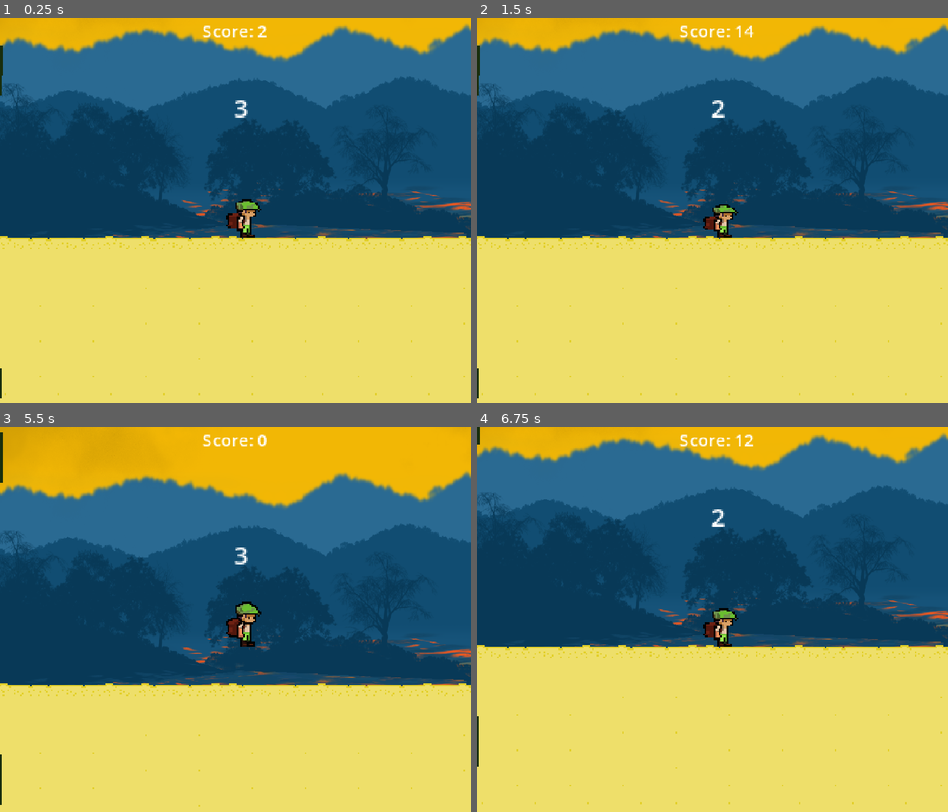
Above: before the commit, frames 1-4 (two rows, left to right).
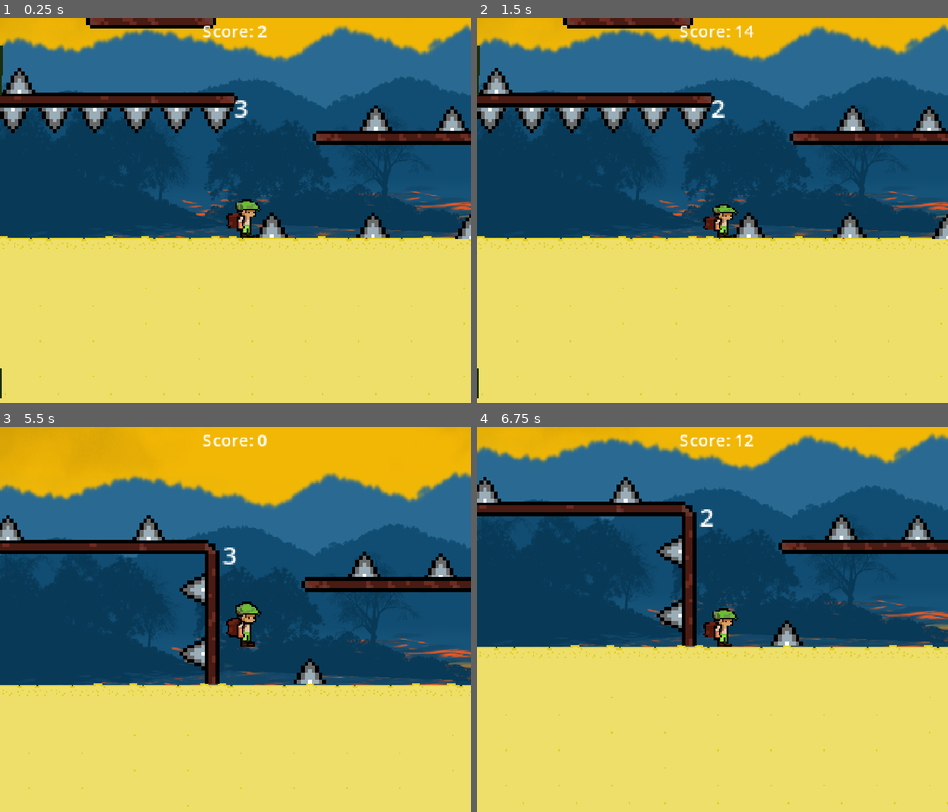
Above: after the commit, the same moments.

Repository: Overlord1304/Stormlock-Escape
Game: Godot game, scene res://scenes/main.tscn
Same seed, same stepped clock (60 frames per second), same inputs: the game is played once before the commit and once after it.
Inputs:
- Up to frame 1 (0.25 s): no input
- Up to frame 2 (1.5 s): tap Enter at 0.5 s; hold Right (ui_right) from 0.53 s (still down); tap Alt at 0.6 s; tap Up (ui_up) at 0.77 s; tap Shift at 1.35 s
- Up to frame 3 (5.5 s): tap Up (ui_up) at 1.52, 3.02, 3.77, 4.52 s; release Right (ui_right) at 2.03 s; hold Left (ui_left) 2.03-2.78 s; tap Alt at 2.1, 3.6, 5.1 s; hold Right (ui_right) 2.78-4.28 s; tap Shift at 2.85, 4.35 s; hold Left (ui_left) 4.28-5.03 s; hold Right (ui_right) from 5.03 s (still down)
- Up to frame 4 (6.75 s): release Right (ui_right) at 5.78 s; hold Left (ui_left) from 5.78 s (still down); tap Shift at 5.85 s; tap Up (ui_up) at 6.02 s; tap Alt at 6.6 s

The runs differ from the first frame. In frame 1, 6.9% of the frame differs, in the area x 0-100%, y 0-58%; in frame 2, 6.9%; in frame 3, 11%; in frame 4, 11%, in the area x 0-100%, y 0-99%.

Commit message:
improved segment generation once more to fix MASSIVE amounts of lag

Diff:
--- a/scripts/player.gd
+++ b/scripts/player.gd
@@ -19,9 +19,9 @@
 	if not is_on_floor():
 		velocity.y += gravity * delta
 
-	# Stop player control during countdown
+
 	if not can_move:
-		# Still apply gravity and keep idle animation
+
 		move_and_slide()
 		return
 
--- a/scripts/segadder.gd
+++ b/scripts/segadder.gd
@@ -4,54 +4,81 @@
 @onready var segment2 = preload("res://scenes/segments/segment_2.tscn")
 @onready var segment3 = preload("res://scenes/segments/segment_3.tscn")
 @onready var segment4 = preload("res://scenes/segments/segment_4.tscn")
-var cooldown := 2
-var timer := 0.0
+
 var next_x := 0.0
-var SEGMENT_WIDTH := 0.0
+var SEGMENT_WIDTH := 700.0
+var segments := []
+var camera : Camera2D
+var zone_of_doom := 1000.0
+var MAX_SEGMENTS := 8 # actiev segs
+
 func _ready() -> void:
 	randomize()
-var scene: PackedScene
+	camera = get_viewport().get_camera_2d()
+	if camera == null:
+		camera = get_tree().current_scene.get_node_or_null("Camera2D")
 
-func _process(delta: float) -> void:
-	timer += delta
-	if timer >= cooldown:
-		timer = 0
+
+	for i in range(MAX_SEGMENTS):
 		spawn_segment()
+
+func _process(_delta: float) -> void:
+	cleanup_segments()
+	check_and_spawn()
 
 func spawn_segment() -> void:
 	var rand = randi() % 4
-	var new_segment = null
-	if rand == 0:
-		scene = segment1
-		new_segment = scene.instantiate()
-		SEGMENT_WIDTH = 753
-		new_segment.position = Vector2(next_x,95)
-	elif rand == 1:
-		scene = segment2
-		new_segment = scene.instantiate()
-		SEGMENT_WIDTH = 670
-		new_segment.position = Vector2(next_x,69)
-	elif rand == 2:
-		scene = segment3
-		new_segment = scene.instantiate()
-		SEGMENT_WIDTH = 577
-		new_segment.position = Vector2(next_x,69)
-	else:
-		scene = segment4
-		new_segment = scene.instantiate()
-		SEGMENT_WIDTH = 690
-		new_segment.position = Vector2(next_x,69)
+	var scene : PackedScene
+	var y_pos := 69.0
 
+	match rand:
+		0:
+			scene = segment1
+			SEGMENT_WIDTH = 753.0
+			y_pos = 95.0
+		1:
+			scene = segment2
+			SEGMENT_WIDTH = 670.0
+		2:
+			scene = segment3
+			SEGMENT_WIDTH = 577.0
+		3:
+			scene = segment4
+			SEGMENT_WIDTH = 690.0
+
+	var new_segment = scene.instantiate()
+	new_segment.global_position = Vector2(next_x, y_pos)
+	add_child(new_segment)
+	segments.append(new_segment)
 
 	next_x += SEGMENT_WIDTH
 
-	get_tree().current_scene.add_child(new_segment)
+func cleanup_segments() -> void:
+	if camera == null:
+		return
+
+	var camera_x := camera.global_position.x
+	for i in range(segments.size() - 1, -1, -1):
+		var seg = segments[i]
+		if not is_instance_valid(seg):
+			segments.remove_at(i)
+			continue
+		if seg.global_position.x < camera_x - zone_of_doom:
+			segments.remove_at(i)
+			seg.queue_free()
+
+func check_and_spawn() -> void:
+	if camera == null:
+		return
+
+	var camera_x := camera.global_position.x
 
 
+	var farthest_x := -INF
+	for seg in segments:
+		if seg.global_position.x > farthest_x:
+			farthest_x = seg.global_position.x
 
 
-
-
-func _on_visible_on_screen_notifier_2d_screen_exited() -> void:
-
-	queue_free()
+	if camera_x + zone_of_doom > farthest_x and segments.size() < MAX_SEGMENTS:
+		spawn_segment()
Binary file added: parallax/L67.png
Not shown, added: parallax/L67.png.import
